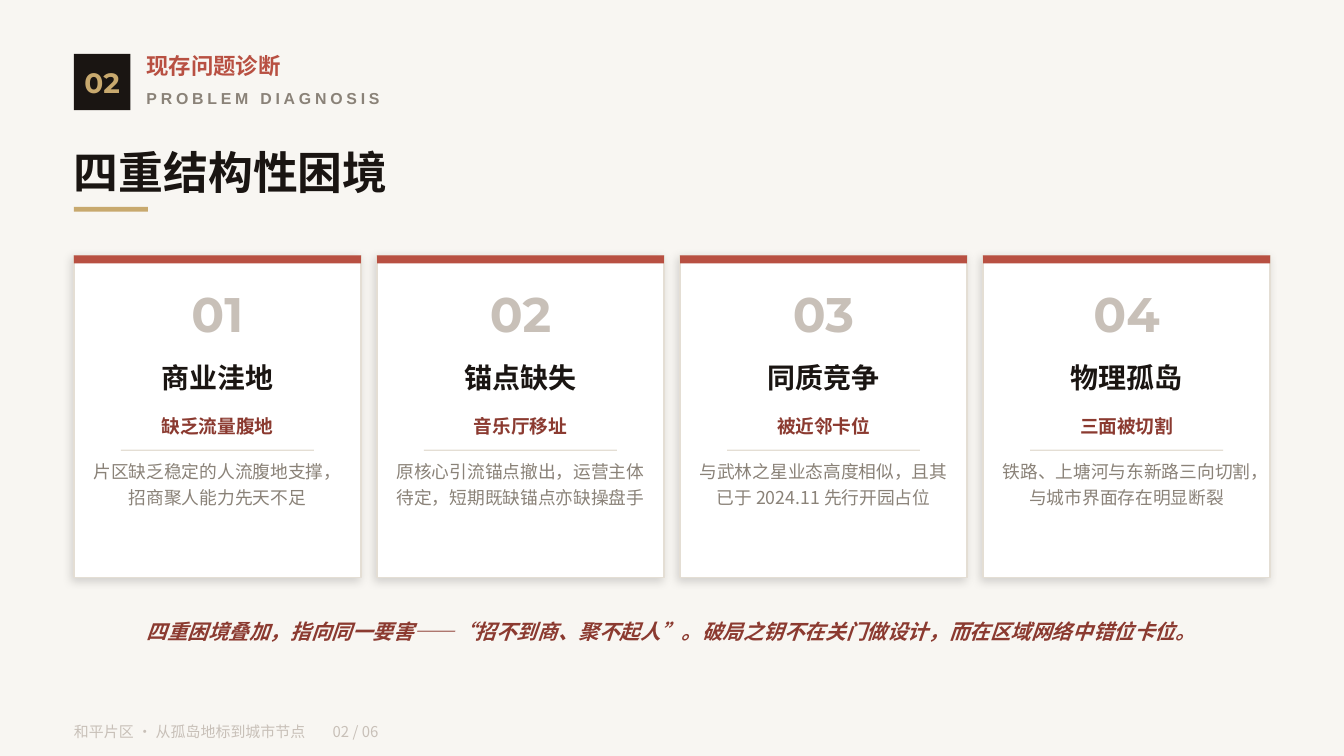
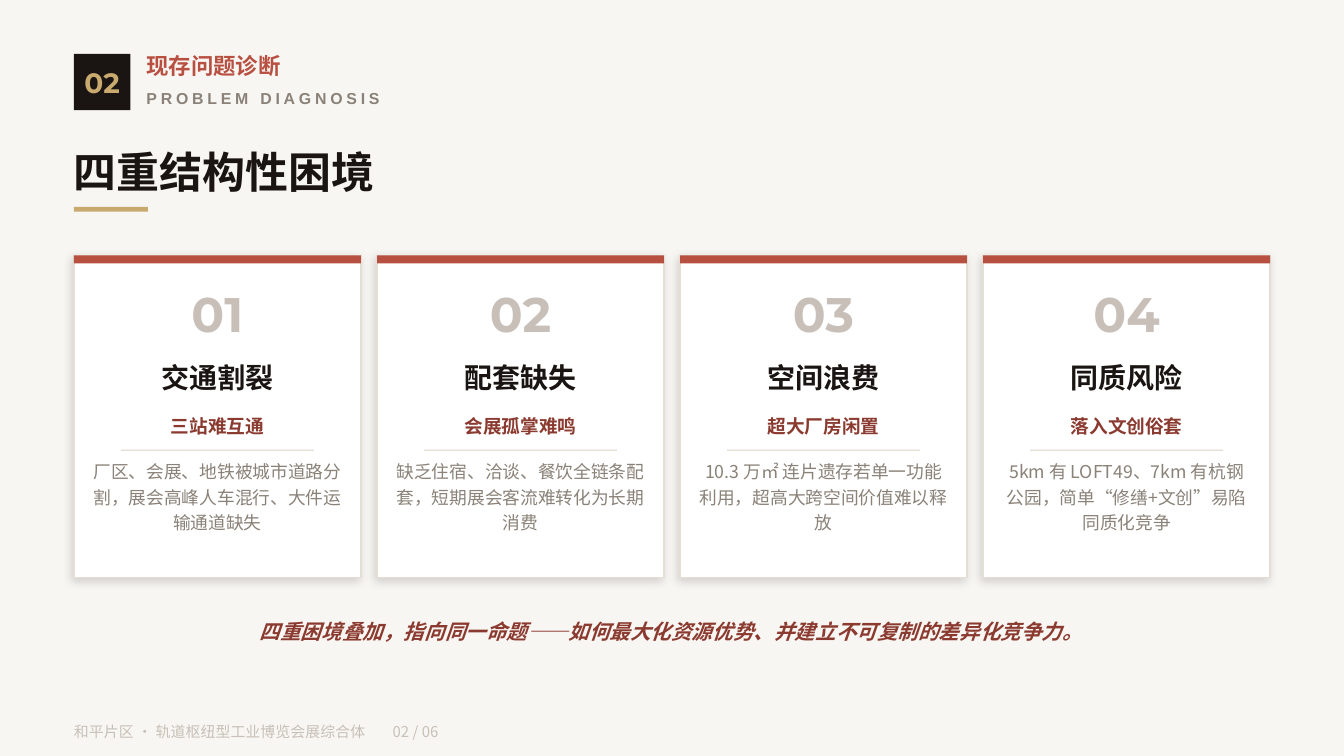
Before and after one commit to everglowwwww/LeoLee-Artical-and-Speech, a slide deck: slide 8 of 和平片区整体规划方案.pptx. Drawn at 1344x756 pixels with LibreOffice and Linux fonts; fonts in the diff are those of the drawing. Boxes give left, top, right and bottom in pixels: in the first picture for what was removed or moved away, otherwise in the second. Text is boxed around its words. In the diff, an @@ line names an element or a change of style, - is before the commit and + after.

```diff
--- a/和平片区整体规划方案.pptx
+++ b/和平片区整体规划方案.pptx
@@ text "四重结构性困境" at (74, 151, 375, 192): size 24 to 23 pt @@
@@ text at (161, 364, 273, 391): text changed @@
-商业洼地
+交通割裂
@@ text at (464, 364, 576, 391): text changed @@
-锚点缺失
+配套缺失
@@ text at (768, 364, 880, 391): text changed @@
-同质竞争
+空间浪费
@@ text at (1071, 364, 1183, 391): text changed @@
-物理孤岛
+同质风险
@@ text at (171, 417, 264, 435): text changed @@
-缺乏流量腹地
+三站难互通
@@ text at (465, 417, 577, 435): text changed @@
-音乐厅移址
+会展孤掌难鸣
@@ text at (768, 417, 880, 435): text changed @@
-被近邻卡位
+超大厂房闲置
@@ text at (1071, 417, 1183, 435): text changed @@
-三面被切割
+落入文创俗套
@@ text at (93, 463, 341, 531): text changed @@
-片区缺乏稳定的人流腹地支撑，招商聚人能力先天不足
+厂区、会展、地铁被城市道路分割，展会高峰人车混行、大件运输通道缺失
@@ text at (397, 463, 645, 531): text changed @@
-原核心引流锚点撤出，运营主体待定，短期既缺锚点亦缺操盘手
+缺乏住宿、洽谈、餐饮全链条配套，短期展会客流难转化为长期消费
@@ text at (700, 462, 948, 530): text changed @@
-与武林之星业态高度相似，且其已于 2024.11 先行开园占位
+10.3 万㎡ 连片遗存若单一功能利用，超高大跨空间价值难以释放
@@ text at (1007, 463, 1247, 531): text changed @@
-铁路、上塘河与东新路三向切割，与城市界面存在明显断裂
+5km 有 LOFT49、7km 有杭钢公园，简单“修缮+文创”易陷同质化竞争
@@ text at (260, 621, 1083, 642): text changed @@
-四重困境叠加，指向同一要害——“招不到商、聚不起人”。破局之钥不在关门做设计，而在区域网络中错位卡位。
+四重困境叠加，指向同一命题——如何最大化资源优势、并建立不可复制的差异化竞争力。
@@ text at (74, 725, 439, 738): text changed @@
-和平片区 · 从孤岛地标到城市节点 02 / 06
+和平片区 · 轨道枢纽型工业博览会展综合体 02 / 06
```
Also in this commit, not shown: 10 other slides changed, 18 slides added, 20 slides removed.
